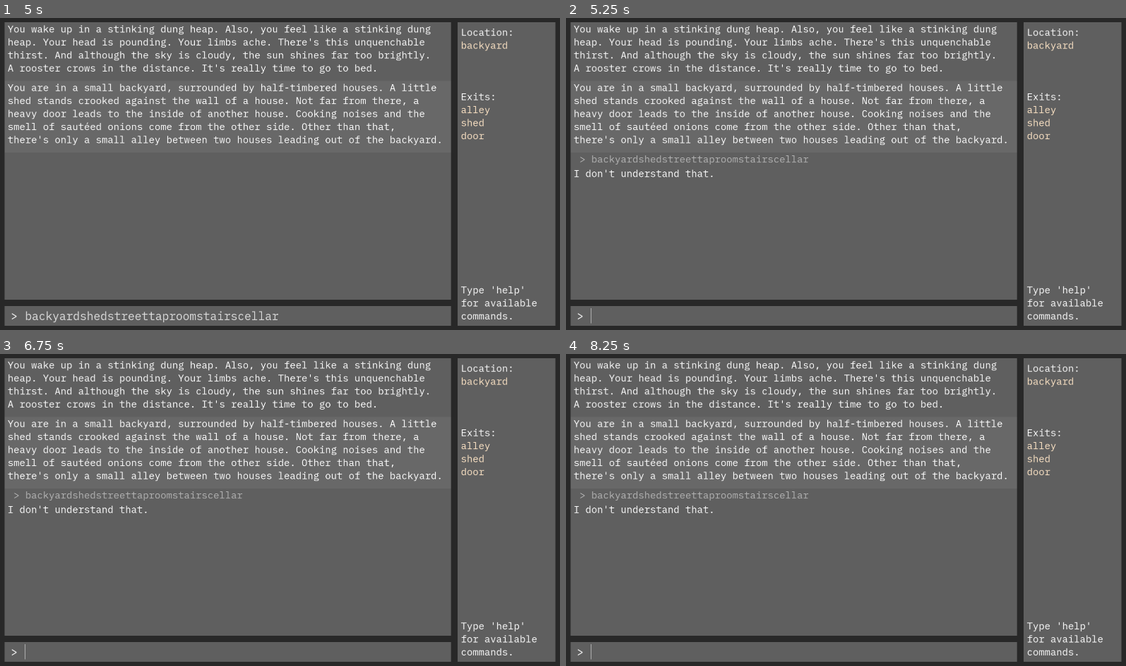
Above: before the commit, frames 1-4 (two rows, left to right).
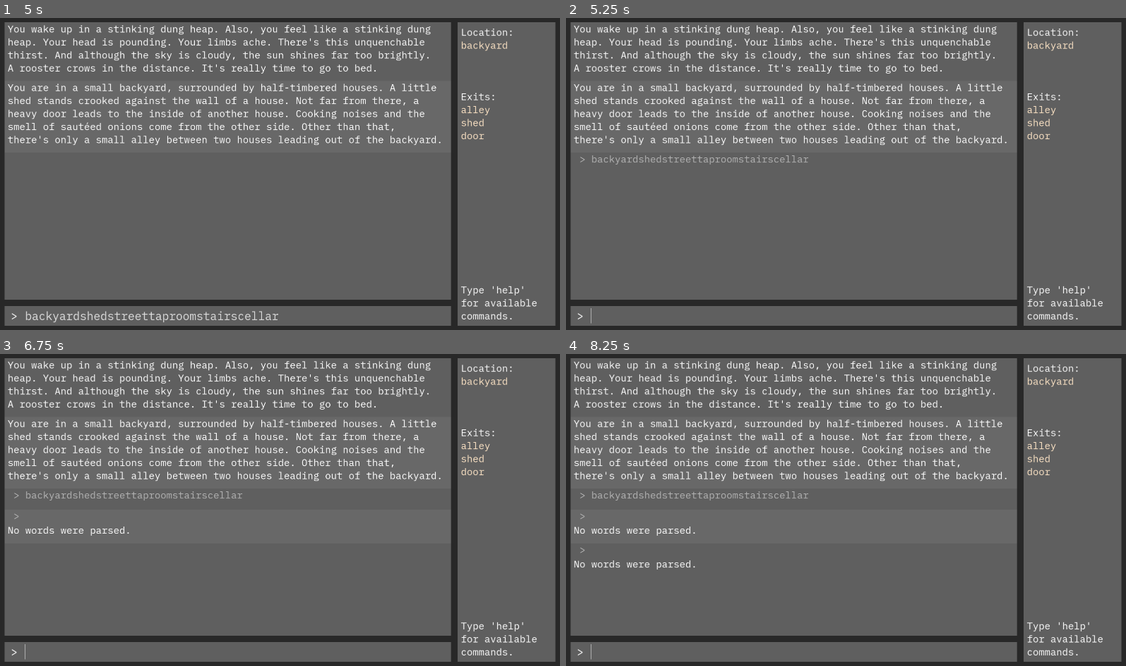
Above: after the commit, the same moments.

Repository: alephmembeth/textadventure-from-scratch
Game: Godot game, scene res://game.tscn
Same seed, same stepped clock (60 frames per second), same inputs: the game is played once before the commit and once after it.
Inputs (mouse positions are in pixels of both pictures, inside the frame that each line leads up to):
- Up to frame 1 (5 s): click (240, 314) at 0.52 s; type "backyard" at 0.6 s; type "shed" at 1.25 s; type "street" at 2 s; type "taproom" at 2.75 s; type "stairs" at 3.5 s; type "cellar" at 4.25 s
- Up to frame 2 (5.25 s): tap Enter at 5 s
- Up to frame 3 (6.75 s): tap Space at 5.75 s; tap Enter at 6.5 s
- Up to frame 4 (8.25 s): tap Space at 7.25 s; tap Enter at 8 s

Frame 1 is identical in both runs. In frame 2, 0.2% of the frame differs, in the area x 1-27%, y 48-52%; in frame 3, 0.4%; in frame 4, 0.5%, in the area x 1-27%, y 48-70%.
Error after the commit: Invalid access of index '1' on a base object of type: 'PackedStringArray'. (res://parser.gd:25)

Commit message:
Update parser

Diff:
--- a/game.gd
+++ b/game.gd
@@ -18,8 +18,5 @@
 
 
 func _on_input_line_text_submitted(new_text: String) -> void:
-	if new_text.is_empty() or new_text.begins_with(" "):
-		return
-
 	var response = parser.process_command(new_text)
 	info_panel.create_response_with_input(response, new_text)
--- a/parser.gd
+++ b/parser.gd
@@ -14,13 +14,21 @@
 
 func process_command(input: String) -> String:
 	var words = input.split(" ", false)
+
 	if words.size() == 0:
 		return "No words were parsed."
 
 	var first_word = words[0].to_lower()
 	var second_word = ""
-	if words.size() > 1:
+
+	if words.size() == 1:
 		second_word = words[1].to_lower()
+
+	elif words.size() == 2:
+		second_word = words[2].to_lower()
+
+	elif words.size() > 3:
+		second_word = words[3].to_lower()
 
 	match first_word:
 		"go":
--- a/player.gd
+++ b/player.gd
@@ -1,7 +1,6 @@
 extends Node
 
 var inventory: Array = []
-
 
 func take_item(item: Item):
 	inventory.append(item)
